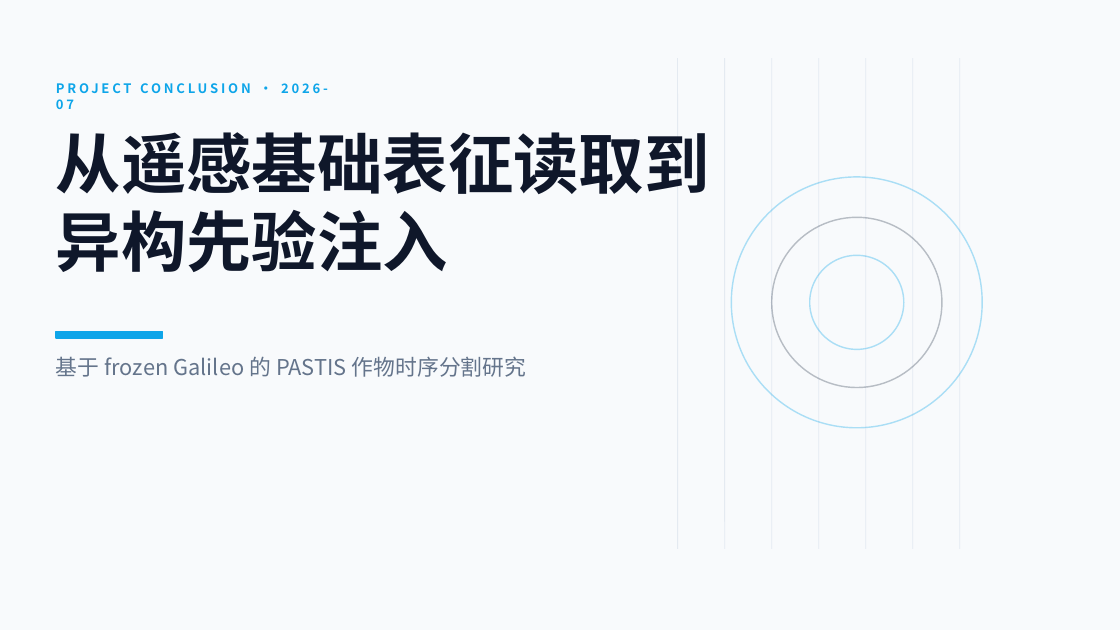
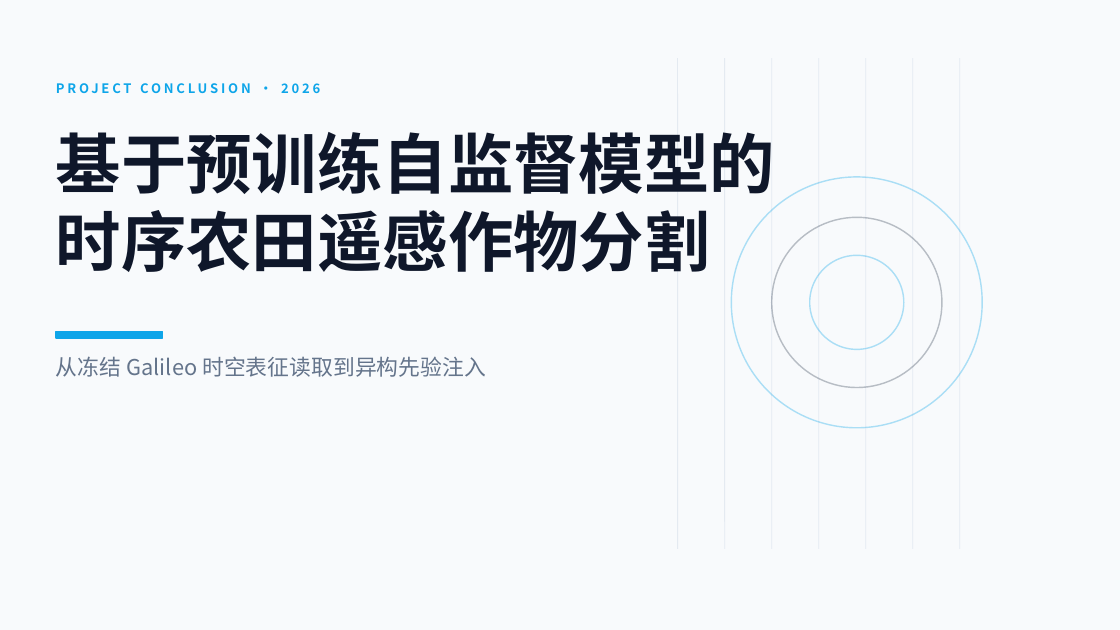
Before and after one commit to UtopiaUnlimited/Pressl-CrepSeg, a slide deck: slide 1 of final_presentation/PROJECT_CONCLUSION_DECK_2026-07-22.pptx. Drawn at 1120x630 pixels with LibreOffice and Linux fonts; fonts in the diff are those of the drawing. Boxes give left, top, right and bottom in pixels: in the first picture for what was removed or moved away, otherwise in the second. Text is boxed around its words. In the diff, an @@ line names an element or a change of style, - is before the commit and + after.

```diff
--- a/final_presentation/PROJECT_CONCLUSION_DECK_2026-07-22.pptx
+++ b/final_presentation/PROJECT_CONCLUSION_DECK_2026-07-22.pptx
@@ text at [56, 99, 74, 109]: text changed @@
-PROJECT CONCLUSION · 2026-07
+PROJECT CONCLUSION · 2026
@@ text at [56, 132, 775, 272]: text changed @@
-从遥感基础表征读取到
-异构先验注入
+基于预训练自监督模型的
+时序农田遥感作物分割
@@ text at [56, 356, 486, 377]: text changed @@
-基于 frozen Galileo 的 PASTIS 作物时序分割研究
+从冻结 Galileo 时空表征读取到异构先验注入
```
Also in this commit, not shown: 2 other slides changed, 4 other files.
